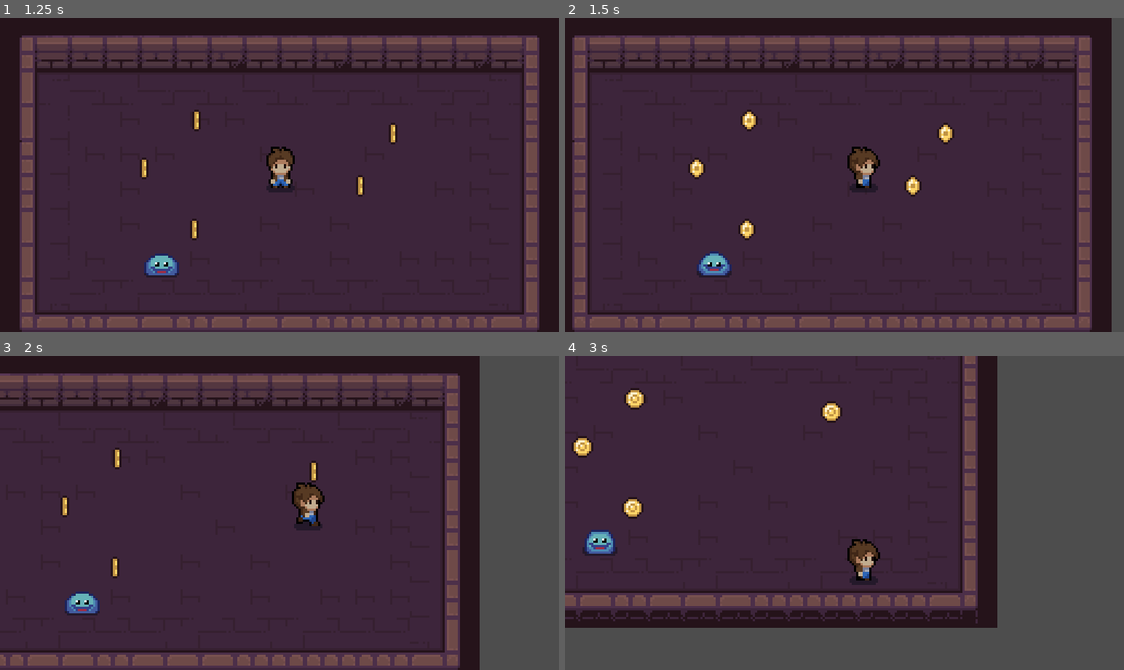
Above: before the commit, frames 1-4 (two rows, left to right).
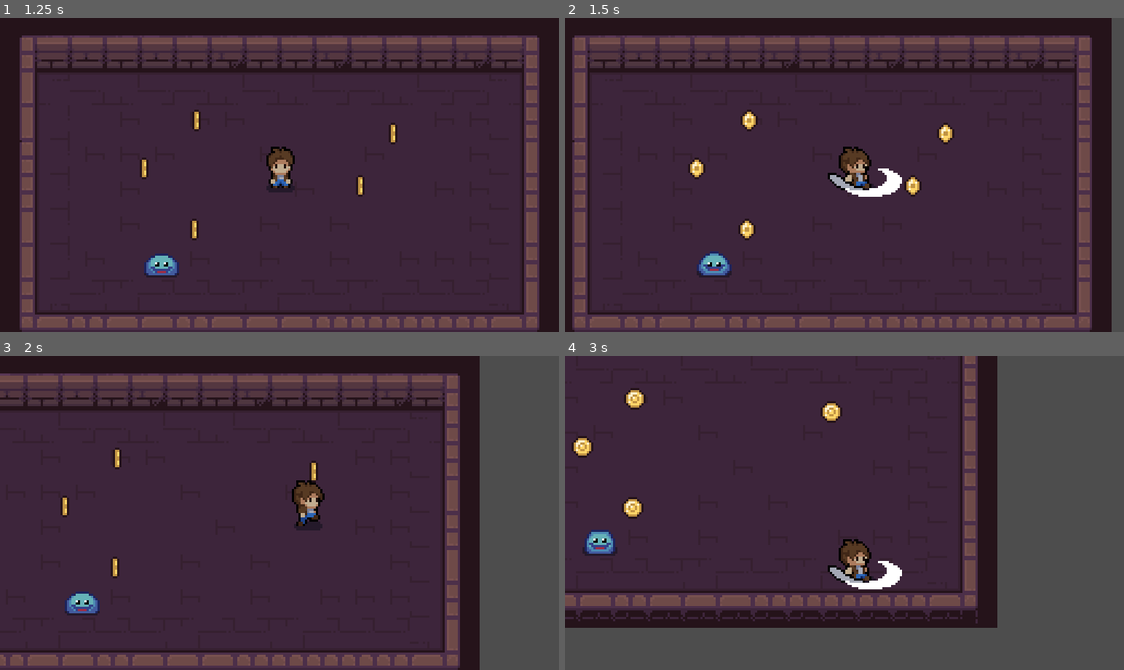
Above: after the commit, the same moments.

Repository: alvarolh33/marcelo
Game: Godot game, scene res://scenes/menu.tscn
Same seed, same stepped clock (60 frames per second), same inputs: the game is played once before the commit and once after it.
Inputs (mouse positions are in pixels of both pictures, inside the frame that each line leads up to):
- Up to frame 1 (1.25 s): click "Start" at 0.5 s
- Up to frame 2 (1.5 s): move the mouse to (967, 159) at 1.27 s; hold D (right) from 1.28 s (still down); click (967, 159) at 1.35 s
- Up to frame 3 (2 s): keep holding D (right)
- Up to frame 4 (3 s): move the mouse to (732, 528) at 2.02 s; release D (right) at 2.03 s; hold S (down) 2.03-2.78 s; click (732, 528) at 2.1 s; move the mouse to (900, 443) at 2.77 s; hold D (right) from 2.78 s (still down); click (900, 443) at 2.85 s

Frame 1 is identical in both runs. In frame 2, 1.1% of the frame differs, in the area x 47-61%, y 40-57%; in frame 3, 0.3%; in frame 4, 1.1%.

Commit message:
Prototipo Ataque
Añadidos controles para el ataque así como asignar la acción de atacar con cada una de sus correspondientes animaciones.  En proceso de que el ataque afecte a objetos de la clase Enemy.

Diff:
--- a/project.godot
+++ b/project.godot
@@ -49,6 +49,12 @@
 , Object(InputEventKey,"resource_local_to_scene":false,"resource_name":"","device":-1,"window_id":0,"alt_pressed":false,"shift_pressed":false,"ctrl_pressed":false,"meta_pressed":false,"pressed":false,"keycode":0,"physical_keycode":4194322,"key_label":0,"unicode":0,"echo":false,"script":null)
 ]
 }
+Atacar={
+"deadzone": 0.5,
+"events": [Object(InputEventMouseButton,"resource_local_to_scene":false,"resource_name":"","device":-1,"window_id":0,"alt_pressed":false,"shift_pressed":false,"ctrl_pressed":false,"meta_pressed":false,"button_mask":0,"position":Vector2(0, 0),"global_position":Vector2(0, 0),"factor":1.0,"button_index":1,"canceled":false,"pressed":false,"double_click":false,"script":null)
+, Object(InputEventKey,"resource_local_to_scene":false,"resource_name":"","device":-1,"window_id":0,"alt_pressed":false,"shift_pressed":false,"ctrl_pressed":false,"meta_pressed":false,"pressed":false,"keycode":0,"physical_keycode":90,"key_label":0,"unicode":122,"echo":false,"script":null)
+]
+}
 
 [rendering]
 
--- a/scenes/level.tscn
+++ b/scenes/level.tscn
@@ -386,7 +386,7 @@
 [node name="Camera2D" type="Camera2D" parent="Player"]
 position_smoothing_enabled = true
 
-[node name="Slime" parent="." instance=ExtResource("4_384o4")]
+[node name="Slime" parent="." groups=["Hit"] instance=ExtResource("4_384o4")]
 position = Vector2(-54, 39)
 collision_layer = 4
 
--- a/scenes/player.tscn
+++ b/scenes/player.tscn
@@ -415,6 +415,9 @@
 
 [sub_resource type="RectangleShape2D" id="RectangleShape2D_usmyd"]
 size = Vector2(8.46875, 9.5)
+
+[sub_resource type="RectangleShape2D" id="RectangleShape2D_4sa4m"]
+size = Vector2(18, 11)
 
 [node name="Player" type="CharacterBody2D"]
 texture_filter = 1
@@ -426,10 +429,27 @@
 z_index = 5
 position = Vector2(0, -11)
 sprite_frames = SubResource("SpriteFrames_40x71")
-animation = &"Die"
+animation = &"AttackSide"
 autoplay = "IdleSide"
-frame = 2
-frame_progress = 1.0
 
 [node name="CollisionShape2D" type="CollisionShape2D" parent="."]
 shape = SubResource("RectangleShape2D_usmyd")
+
+[node name="Area2D" type="Area2D" parent="."]
+
+[node name="CollisionShape2D" type="CollisionShape2D" parent="Area2D"]
+position = Vector2(16, 0.5)
+shape = SubResource("RectangleShape2D_4sa4m")
+disabled = true
+
+[node name="Attacking" type="Timer" parent="."]
+process_callback = 0
+wait_time = 0.3
+
+[node name="AttackCooldown" type="Timer" parent="."]
+process_callback = 0
+wait_time = 0.6
+
+[connection signal="body_entered" from="Area2D" to="." method="_on_area_2d_body_entered"]
+[connection signal="timeout" from="Attacking" to="." method="_on_attacking_timeout"]
+[connection signal="timeout" from="AttackCooldown" to="." method="_on_attack_cooldown_timeout"]
--- a/scripts/enemy.gd
+++ b/scripts/enemy.gd
@@ -26,3 +26,10 @@
 	else:
 		direction = position.direction_to(player_position)
 	return direction
+
+func take_damage():
+	print("AAA me pegaron")
+	return
+
+func atack():
+	print("Enemigo ataca")
--- a/scripts/entity.gd
+++ b/scripts/entity.gd
@@ -4,12 +4,17 @@
 
 @onready var animated_sprite: AnimatedSprite2D = $AnimatedSprite2D
 var dead: bool = false
+var is_attacking: bool = false
 var speed: float = 70.0
 var direction: Vector2 = Vector2.ZERO
 var prev_direction: Vector2 = Vector2.ZERO
 
+
 func get_direction() -> Vector2:
 	return Input.get_vector("left", "right", "up", "down")
+
+func trying_to_attack():
+	return false
 
 func _physics_process(delta):
 	if dead:
@@ -38,24 +43,48 @@
 	elif direction.x < 0:
 		animated_sprite.flip_h = true
 
+	if trying_to_attack():
+		atack()
+
 	# Ejecutar las animaciones
 	select_animation(direction, prev_direction, animated_sprite)
 
 func die():
 	dead = true
 
+func atack():
+	print("Estoy atacando")
+
 func select_animation(dir: Vector2, prev_dir: Vector2, anim_sprite: AnimatedSprite2D):
 	if dir.length() == 0:
 		if abs(prev_dir.x) > abs(prev_dir.y):
-			anim_sprite.play("IdleSide")
+			if is_attacking:
+				anim_sprite.play("AttackSide")
+			else:
+				anim_sprite.play("IdleSide")
 		elif prev_dir.y < 0:
-			anim_sprite.play("IdleUp")
+			if is_attacking:
+				anim_sprite.play("AttackUp")
+			else:
+				anim_sprite.play("IdleUp")
 		else:
-			anim_sprite.play("IdleDown")
+			if is_attacking:
+				anim_sprite.play("AttackDown")
+			else:
+				anim_sprite.play("IdleDown")
 	elif abs(dir.y) > abs(dir.x):
 		if dir.y < 0:
-			anim_sprite.play("WalkUp")
+			if is_attacking:
+				anim_sprite.play("AttackUp")
+			else:
+				anim_sprite.play("WalkUp")
 		else:
-			anim_sprite.play("WalkDown")
+			if is_attacking:
+				anim_sprite.play("AttackDown")
+			else:
+				anim_sprite.play("WalkDown")
 	else:
-		anim_sprite.play("WalkSide")
+		if is_attacking:
+			anim_sprite.play("AttackSide")
+		else:
+			anim_sprite.play("WalkSide")
--- a/scripts/player.gd
+++ b/scripts/player.gd
@@ -1,7 +1,33 @@
 extends Entity
+
+var attack_in_cooldown: bool = false
 
 func _ready():
 	position = Vector2.ZERO
 
 func _on_death_area_entered(body):
 	super.die()
+
+func trying_to_attack():
+	return Input.is_action_just_pressed("Atacar") && !attack_in_cooldown
+
+func atack():
+	$Area2D/CollisionShape2D.disabled = false
+	is_attacking = true
+	attack_in_cooldown = true
+	$Attacking.start()
+	$AttackCooldown.start()
+	print("Jugador atacando")
+
+func _on_area_2d_body_entered(body):	 #Alguien fue atacado
+	if body.is_in_group("Hit"):
+		body.take_damage()
+	else:
+		print("Jesse")
+
+func _on_attacking_timeout():
+	is_attacking = false
+	$Area2D/CollisionShape2D.disabled = true
+
+func _on_attack_cooldown_timeout():
+	attack_in_cooldown = false
Not shown: 1 places in scenes/player.tscn that only renumber resources
